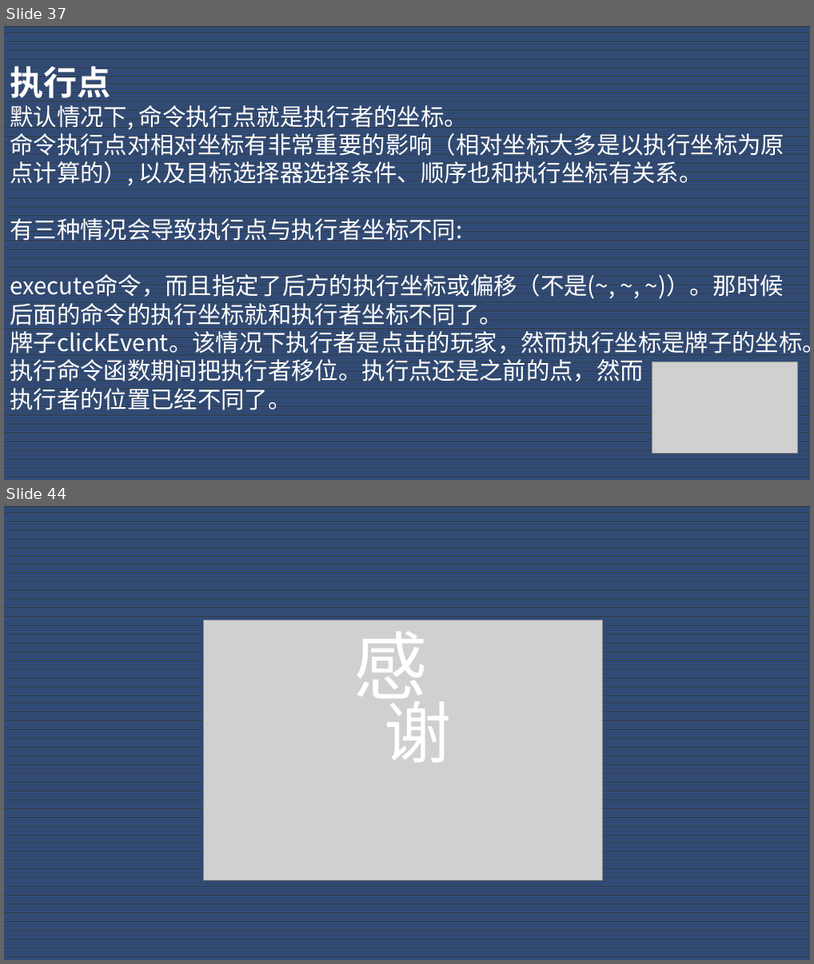
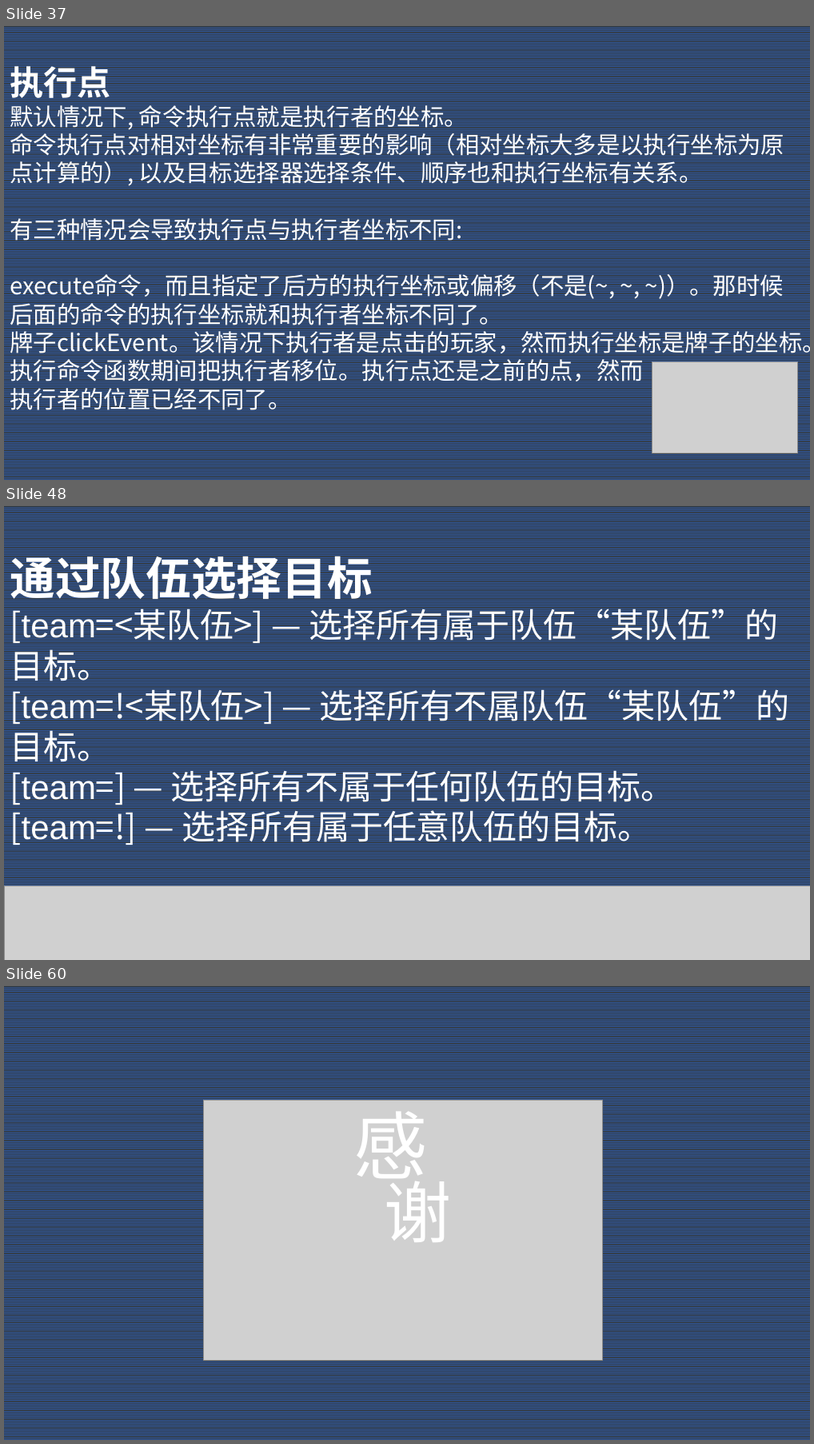
Before and after one commit to Dubhe-Studio/VanillaModTutorialVideo, a slide deck: Day 1 基础概念/PPT/Day 1.pptx. Shown one above the other, each under a label of ours: slides 37 and 44 before the commit, slides 37, 48 and 60 after it; the slides between them are not shown. The pictures are 814x964 and 814x1444 pixels, drawn with LibreOffice and Linux fonts; fonts in the diff are those of the drawing; grey boxes stand for pictures. Boxes give left, top, right and bottom in pixels: in the first picture for what was removed or moved away, otherwise in the second. Text is boxed around its words. In the diff, an @@ line names an element or a change of style, - is before the commit and + after.

```diff
--- a/Day 1 基础概念/PPT/Day 1.pptx
+++ b/Day 1 基础概念/PPT/Day 1.pptx
@@ slide 48 added at [4, 506, 810, 960], background pattern #2F5597 on #333F50 @@
@@ text added at [10, 549, 790, 848], 40 pt, text #FFFFFF @@
+通过队伍选择目标‌‌
+[team=<某队伍>] — 选择所有属于队伍“某队伍”的目标。
+[team=!<某队伍>] — 选择所有不属队伍“某队伍”的目标。
+[team=] — 选择所有不属于任何队伍的目标。
+[team=!] — 选择所有属于任意队伍的目标。
@@ picture added at [4, 886, 810, 960] @@
@@ what was slide 44 is now slide 60 @@
```
Also in this commit, not shown: 5 slides changed, 19 other slides added, 4 slides removed, 2 other files.
